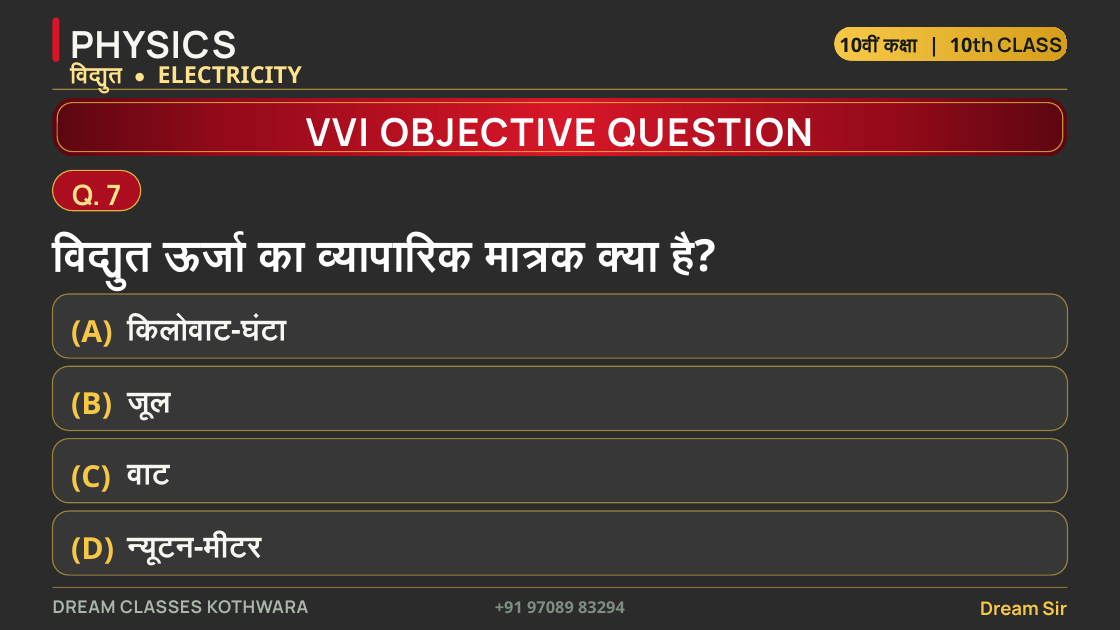
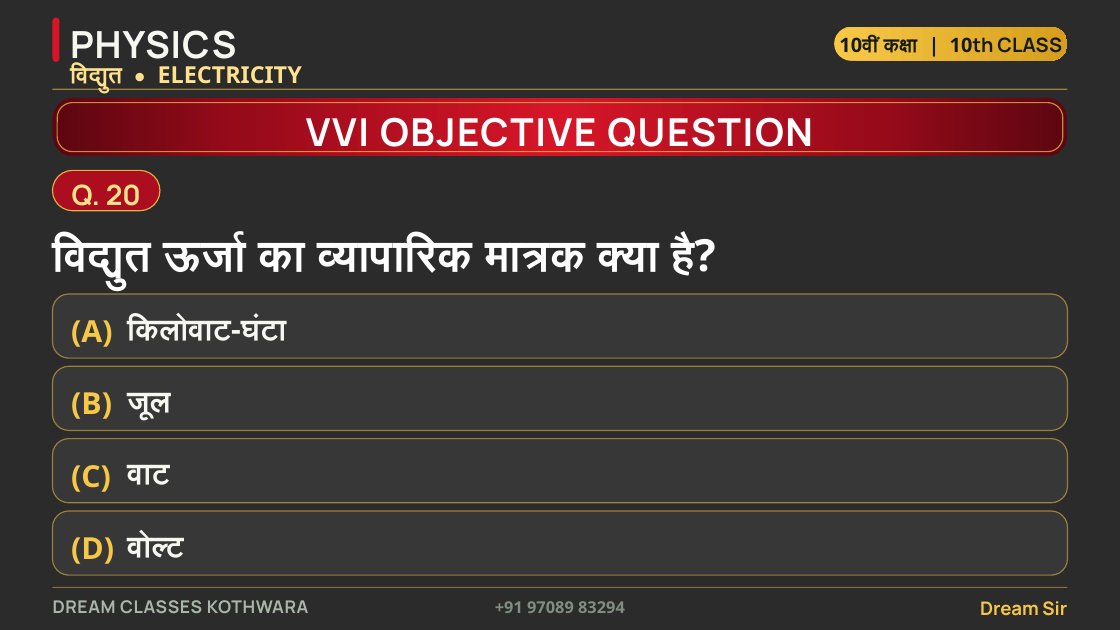
Before and after one commit to funnypawan/ppp, a slide deck: slide 22 of dream-classes-ppt/Dream_Classes_Kothwara_Physics_Ch4_Electricity_VVI_Objective.pptx (slide 9 before the commit). Drawn at 1120x630 pixels with LibreOffice and Linux fonts; fonts in the diff are those of the drawing; background and template pictures are left out; a plain dark background stands for a picture behind light text. Boxes give left, top, right and bottom in pixels: in the first picture for what was removed or moved away, otherwise in the second. Text is boxed around its words. In the diff, an @@ line names an element or a change of style, - is before the commit and + after.

Commit message:
Build Class 10 Physics Ch-4 (विद्युत) VVI objective deck: 32 questions, varied answer positions, answer-key variant, 35/39-slide PPTX

```diff
--- a/dream-classes-ppt/Dream_Classes_Kothwara_Physics_Ch4_Electricity_VVI_Objective.pptx
+++ b/dream-classes-ppt/Dream_Classes_Kothwara_Physics_Ch4_Electricity_VVI_Objective.pptx
@@ rounded rectangle: place and size @@
-rounded rectangle at (52, 171, 140, 211)
+rounded rectangle at (52, 171, 160, 211)
@@ text at (72, 184, 141, 212): text changed @@
-Q. 7
+Q. 20
@@ text at (127, 533, 184, 558): text changed @@
-न्यूटन-मीटर
+वोल्ट
```
Also in this commit, not shown: 10 other slides changed, 22 slides added, 35 other files.
